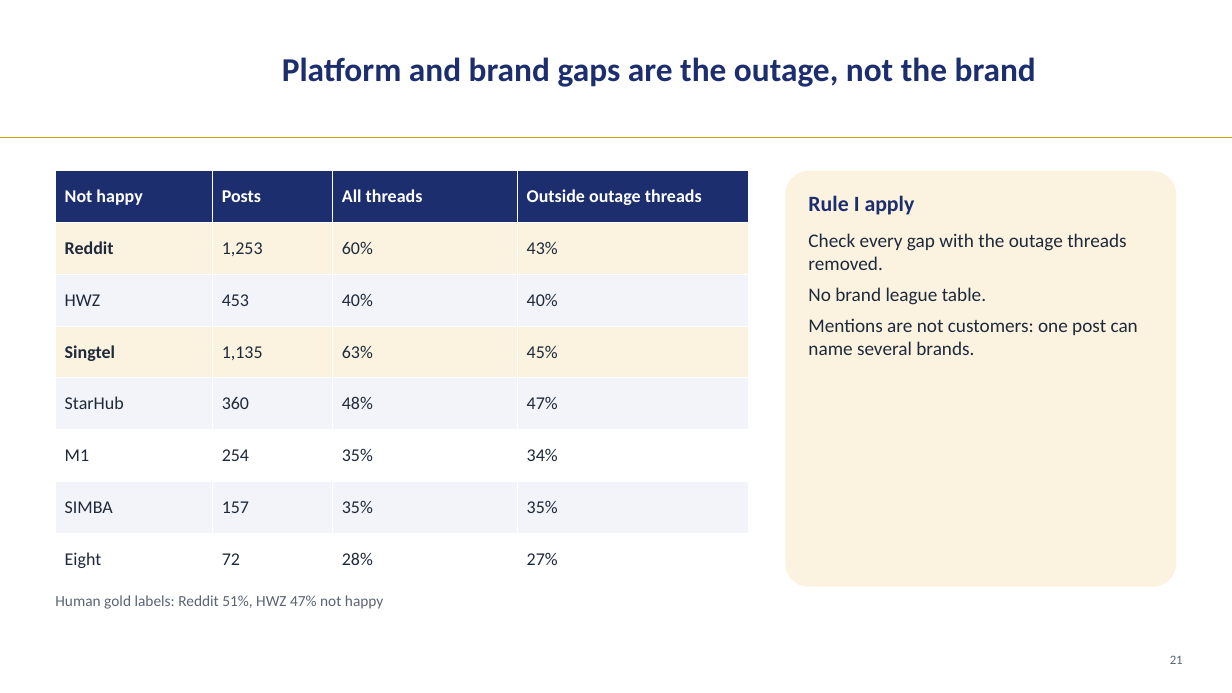
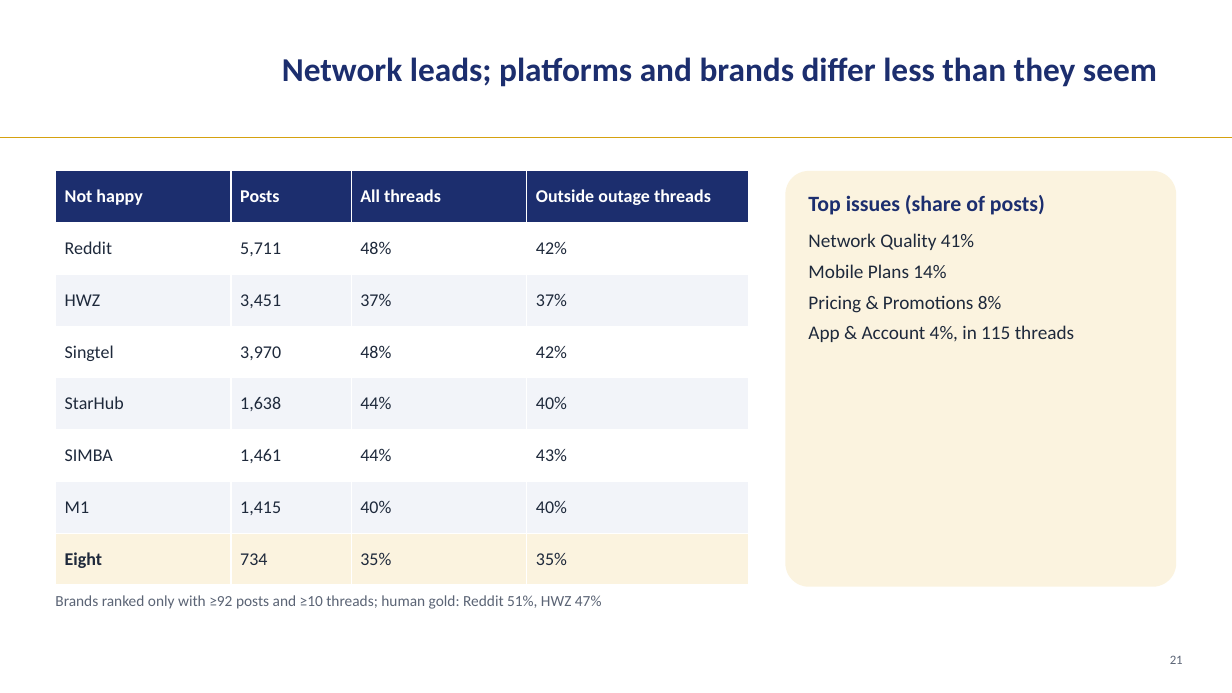
Before and after one commit to LizLicense/Public-Sentiment-Analysis-LLM-powered-Issue-Extraction, a slide deck: slide 21 of presentation/capstone_walkthrough.pptx. Drawn at 1232x693 pixels with LibreOffice and Linux fonts; fonts in the diff are those of the drawing; background and template pictures are left out. Boxes give left, top, right and bottom in pixels: in the first picture for what was removed or moved away, otherwise in the second. Text is boxed around its words. In the diff, an @@ line names an element or a change of style, - is before the commit and + after.

```diff
--- a/presentation/capstone_walkthrough.pptx
+++ b/presentation/capstone_walkthrough.pptx
@@ text at [282, 57, 1157, 87]: text changed @@
-Platform and brand gaps are the outage, not the brand
+Network leads; platforms and brands differ less than they seem
@@ table at [55, 171, 749, 585] @@
-row 2: Reddit | 1,253 | 60% | 43%
+row 2: Reddit | 5,711 | 48% | 42%
-row 3: HWZ | 453 | 40% | 40%
+row 3: HWZ | 3,451 | 37% | 37%
-row 4: Singtel | 1,135 | 63% | 45%
+row 4: Singtel | 3,970 | 48% | 42%
-row 5: StarHub | 360 | 48% | 47%
+row 5: StarHub | 1,638 | 44% | 40%
-row 6: M1 | 254 | 35% | 34%
+row 6: SIMBA | 1,461 | 44% | 43%
-row 7: SIMBA | 157 | 35% | 35%
+row 7: M1 | 1,415 | 40% | 40%
-row 8: Eight | 72 | 28% | 27%
+row 8: Eight | 734 | 35% | 35%
@@ fill #FBF3DF to #FFFFFF in 8 cells @@
@@ fill #FFFFFF to #FBF3DF in row 8 @@
@@ bold off in "Reddit", "Singtel" @@
@@ bold on in "Eight" @@
@@ text at [808, 195, 1045, 215]: text changed @@
-Rule I apply
+Top issues (share of posts)
@@ text at [808, 233, 1074, 342]: text changed @@
-Check every gap with the outage threads removed.
-No brand league table.
-Mentions are not customers: one post can name several brands.
+Network Quality 41%
+Mobile Plans 14%
+Pricing & Promotions 8%
+App & Account 4%, in 115 threads
@@ text at [55, 595, 602, 609]: text changed @@
-Human gold labels: Reddit 51%, HWZ 47% not happy
+Brands ranked only with ≥92 posts and ≥10 threads; human gold: Reddit 51%, HWZ 47%
```
Also in this commit, not shown: 17 other slides changed, 1 slide added, 13 other files.
